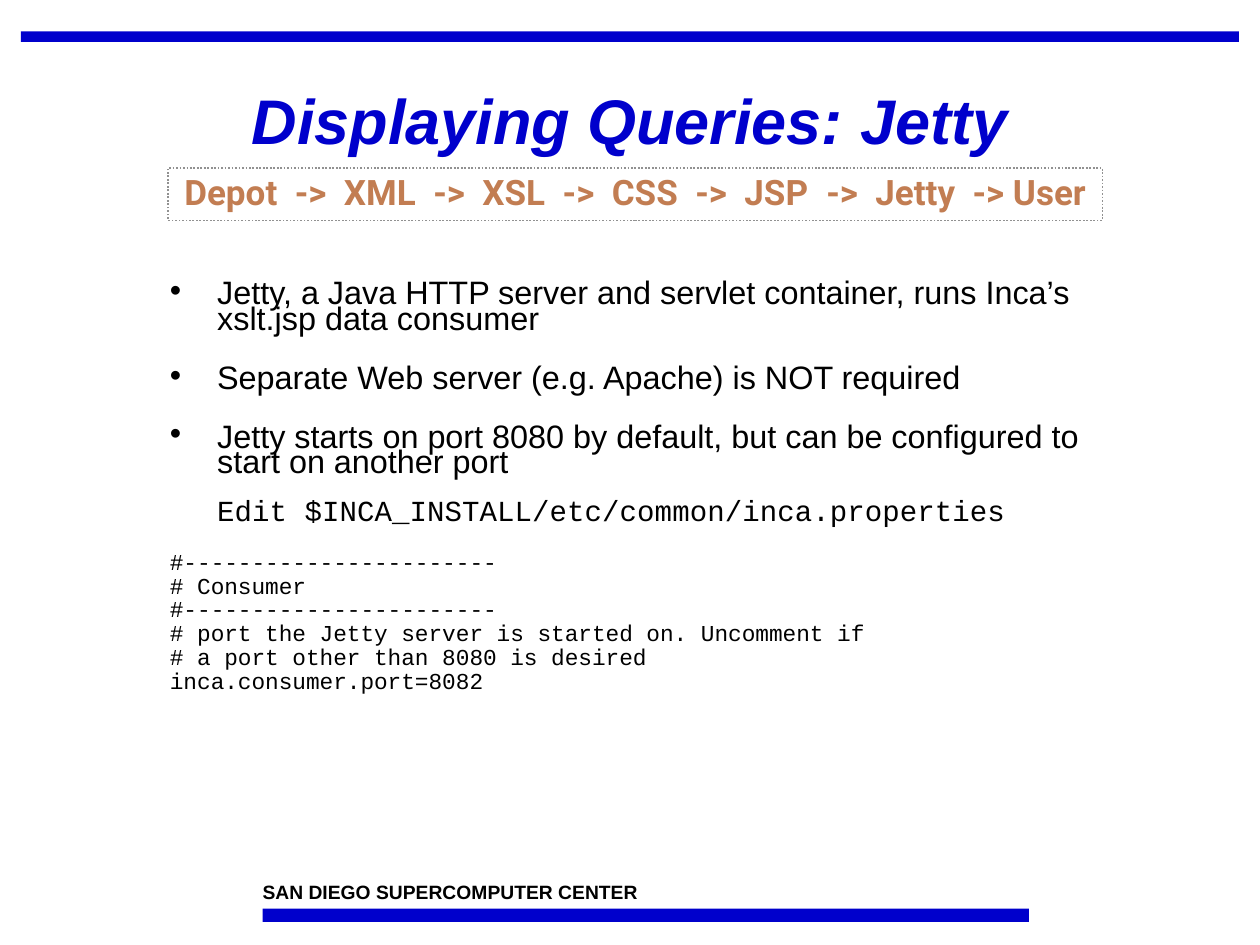
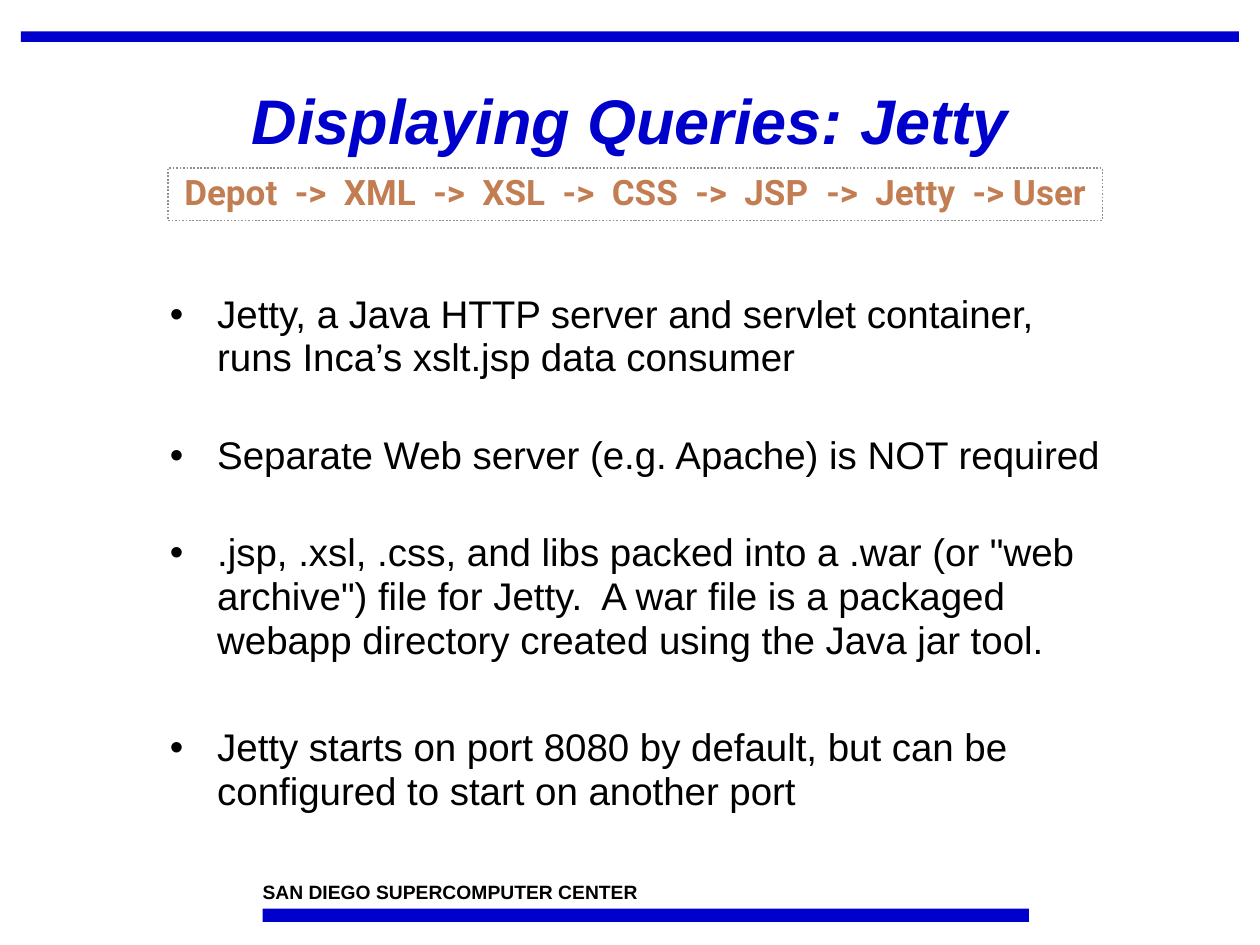
Before and after one commit to IncaProject/inca-xsede, a slide deck: slide 14 of talks/feb-06-workshop/dataConsumers.ppt. Drawn at 1260x945 pixels with LibreOffice and Linux fonts; fonts in the diff are those of the drawing; background and template pictures are left out. Boxes give left, top, right and bottom in pixels: in the first picture for what was removed or moved away, otherwise in the second. Text is boxed around its words. In the diff, an @@ line names an element or a change of style, - is before the commit and + after.

```diff
--- a/talks/feb-06-workshop/dataConsumers.ppt
+++ b/talks/feb-06-workshop/dataConsumers.ppt
@@ text at box(217, 300, 1100, 476): size 18.5 to 22 pt in "Jetty, a Java HTTP server and servlet ...", "Separate Web server (e.g. Apache) is NOT ..."; line spacing 0.65 to 0.95 @@
@@ text at box(217, 538, 1074, 812): text changed; size 12.9 to 22 pt; font Courier New to Arial @@
-• Jetty starts on port 8080 by default, but can be configured to start on another port
-  Edit $INCA_INSTALL/etc/common/inca.properties
-#-----------------------
-# Consumer
-#-----------------------
-# port the Jetty server is started on. Uncomment if
-# a port other than 8080 is desired
-inca.consumer.port=8082
+• .jsp, .xsl, .css, and libs packed into a .war (or "web archive") file for Jetty. A war file is a packaged webapp directory created using the Java jar tool.
+• Jetty starts on port 8080 by default, but can be configured to start on another port
```
Also in this commit, not shown: 5 other slides changed, 1 slide removed, 3 other files.
